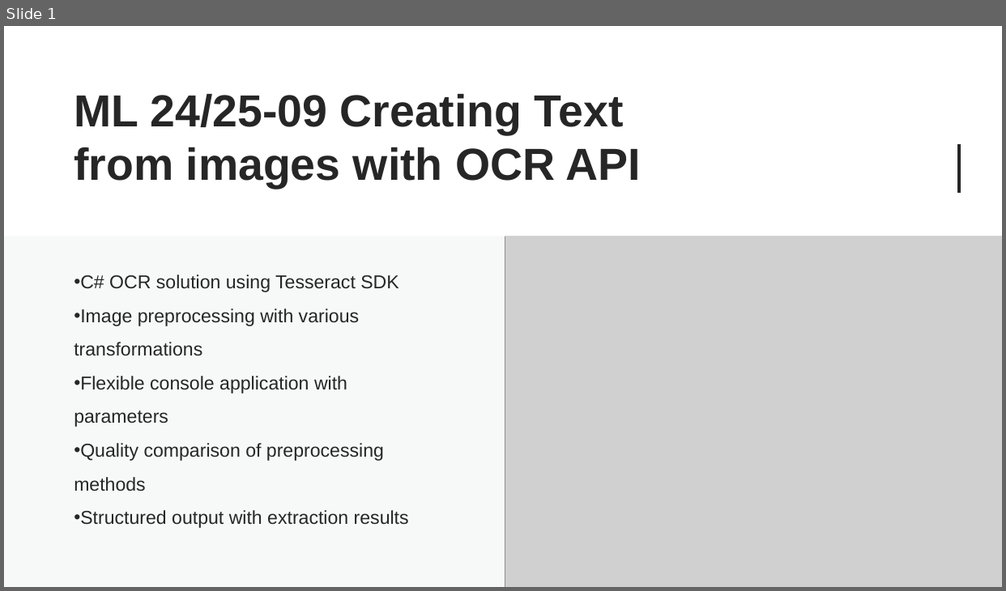
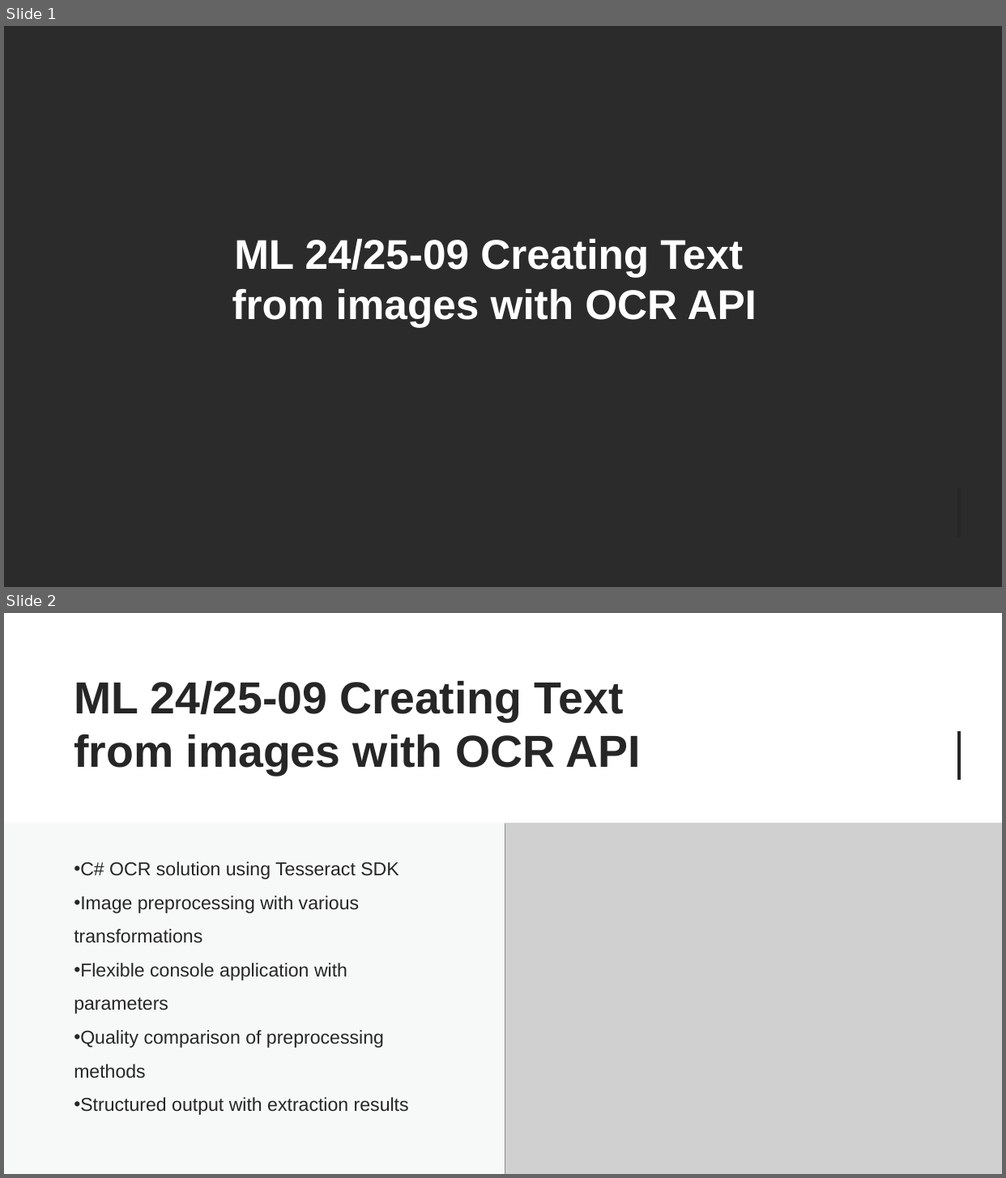
Before and after one commit to FizaAkra/neocortexapi-Fusion_Coders, a slide deck: source/MySEProject/Documentation/Fusion_CodersPPT.pptx. Shown one above the other, each under a label of ours: slide 1 before the commit, slides 1 and 2 after it. The pictures are 1006x591 and 1006x1178 pixels, drawn with LibreOffice and Linux fonts; fonts in the diff are those of the drawing; grey boxes stand for pictures; background and template pictures are left out; a plain dark background stands for a picture behind light text. Boxes give left, top, right and bottom in pixels: in the first picture for what was removed or moved away, otherwise in the second. Text is boxed around its words. In the diff, an @@ line names an element or a change of style, - is before the commit and + after.

Commit message:
Add ppt

```diff
--- a/source/MySEProject/Documentation/Fusion_CodersPPT.pptx
+++ b/source/MySEProject/Documentation/Fusion_CodersPPT.pptx
@@ slide 1 added at (x1=4, y1=26, x2=1002, y2=587), background picture (left out) @@
@@ rectangle added at (x1=4, y1=26, x2=1002, y2=587), fill #FFFFFF @@
@@ text added at (x1=232, y1=239, x2=756, y2=327), 40 pt, text #FFFFFF, bold @@
+ML 24/25-09 Creating Text
+from images with OCR API
@@ line added from (959, 488) to (959, 536), #262626 3 pt @@
@@ what was slide 1 is now slide 2 @@
```
